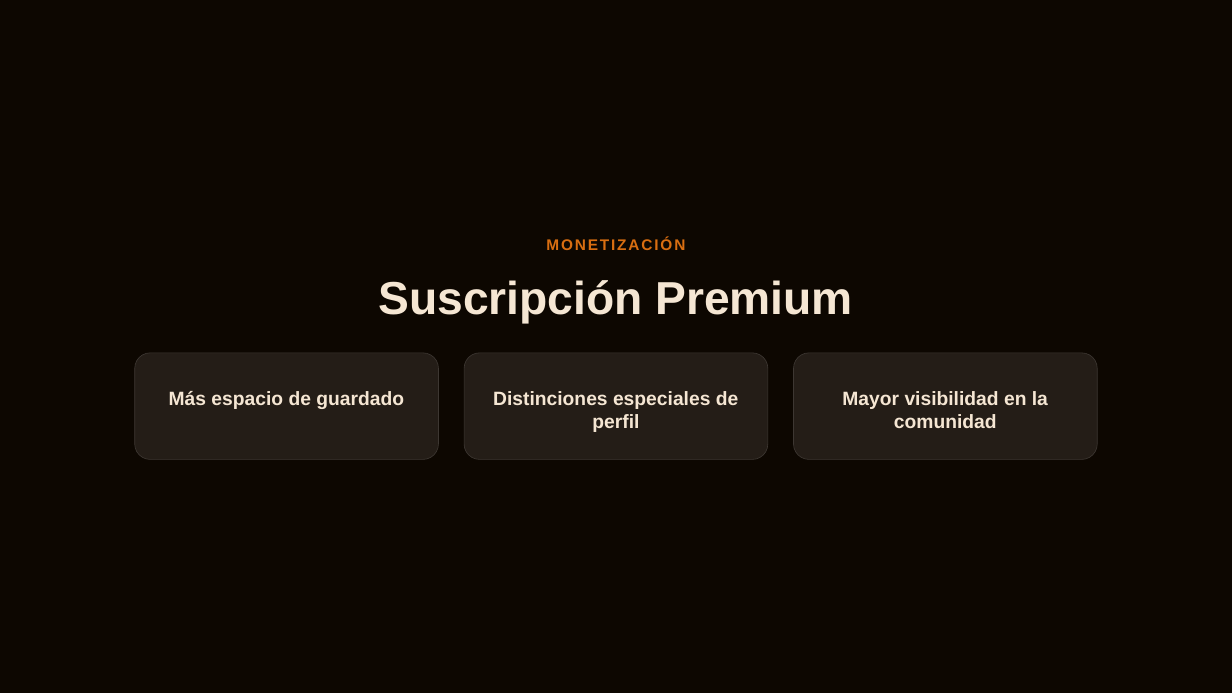
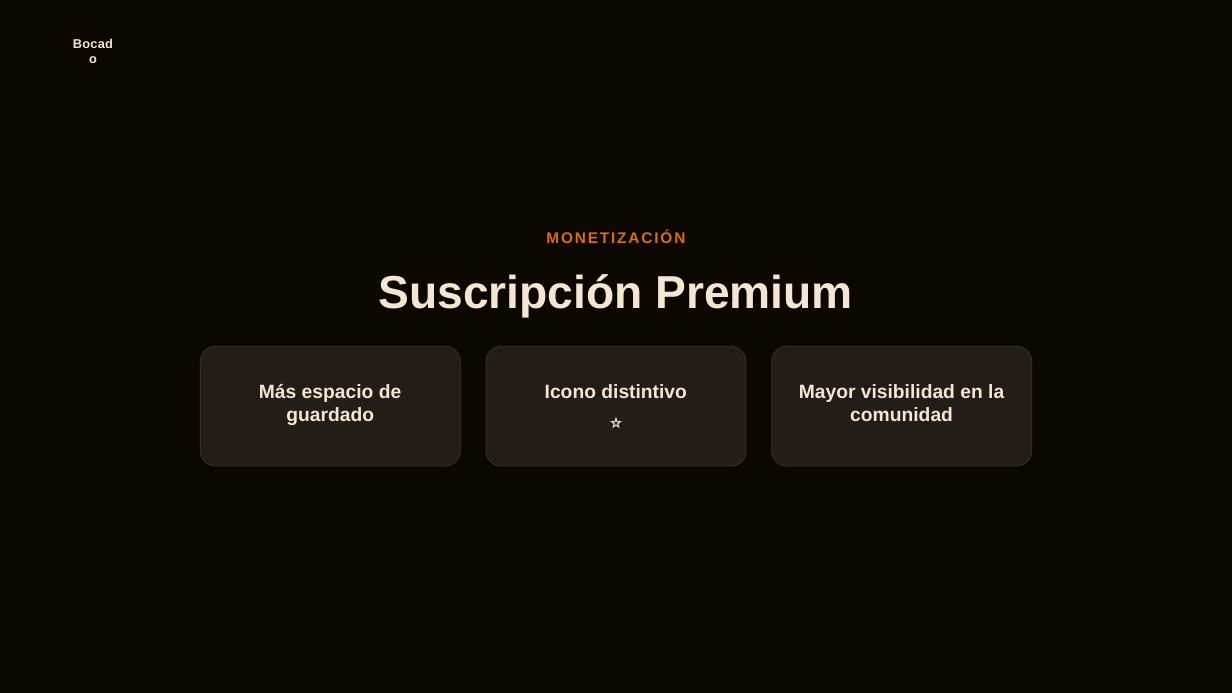
Before and after one commit to aguss101/Bocado, a slide deck: slide 10 of Presentacion.pptx (slide 14 before the commit). Drawn at 1232x693 pixels with LibreOffice and Linux fonts; fonts in the diff are those of the drawing; background and template pictures are left out. Boxes give left, top, right and bottom in pixels: in the first picture for what was removed or moved away, otherwise in the second. Text is boxed around its words. In the diff, an @@ line names an element or a change of style, - is before the commit and + after.

Commit message:
upd final presentation

```diff
--- a/Presentacion.pptx
+++ b/Presentacion.pptx
@@ text added at [68,34,118,51], 15 pt, text #F5E6D3, bold @@
+Bocado
@@ text "MONETIZACIÓN": place and size @@
-text "MONETIZACIÓN" at [546,238,685,250]
+text "MONETIZACIÓN" at [546,231,685,243]
@@ text "Suscripción Premium": place and size @@
-text "Suscripción Premium" at [379,280,853,324]
+text "Suscripción Premium" at [379,274,853,317]
@@ rounded rectangle: place and size @@
-rounded rectangle at [135,353,439,460]
+rounded rectangle at [200,346,460,466]
@@ rounded rectangle: place and size @@
-rounded rectangle at [464,353,768,460]
+rounded rectangle at [486,346,746,466]
@@ proportions changed in 3 elements at [486,346,746,466], [200,346,460,466], [772,346,1032,466] @@
@@ rounded rectangle: place and size @@
-rounded rectangle at [793,353,1097,460]
+rounded rectangle at [772,346,1032,466]
@@ text "Más espacio de guardado" rewrapped from [169,391,404,409] to [259,384,401,425] @@
@@ text added at [545,384,687,398], 22.5 pt, text #F5E6D3, bold @@
+Icono distintivo
@@ text "Mayor visibilidad en la comunidad": place and size @@
-text "Mayor visibilidad en la comunidad" at [842,391,1048,428]
+text "Mayor visibilidad en la comunidad" at [799,384,1004,421]
@@ text removed at [493,391,738,432] @@
-Distinciones especiales de perfil
@@ text added at [499,407,733,437], 24 pt, text #FFFFFF @@
+⭐
```
Also in this commit, not shown: 13 other slides changed, 3 slides added, 1 slide removed.
